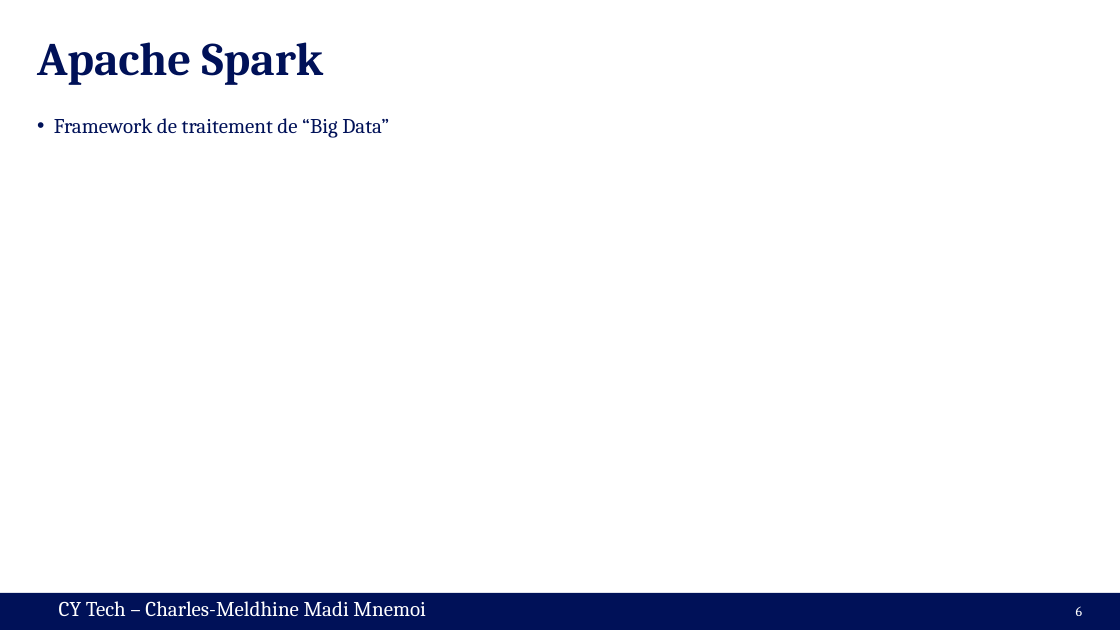
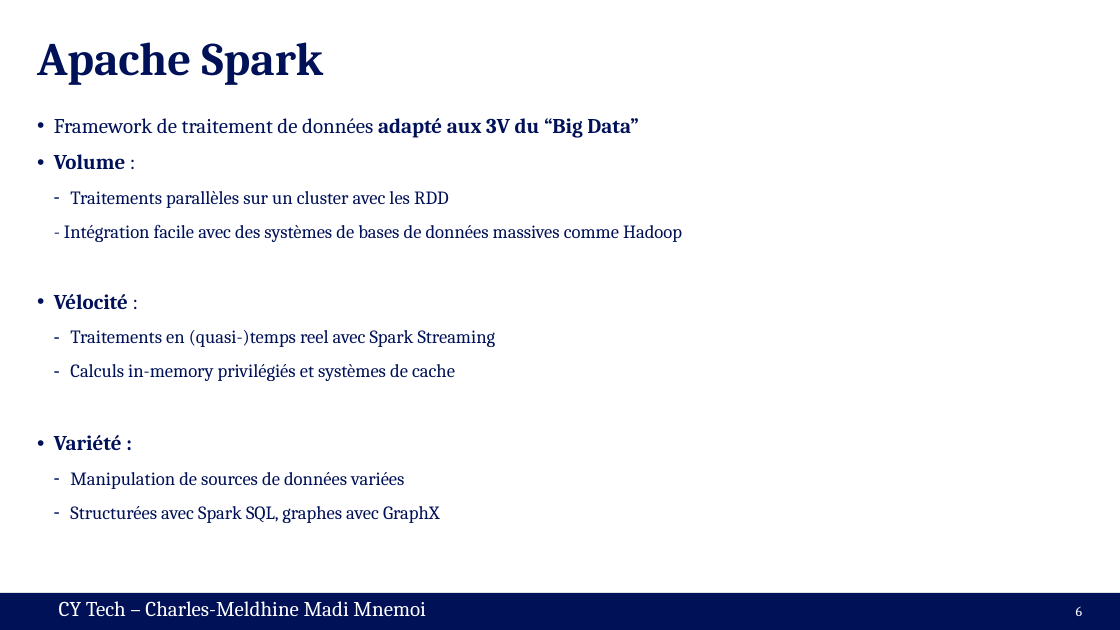
Before and after one commit to cmnemoi/cytech_sparks, a slide deck: slide 6 of presentation.pptx. Drawn at 1120x630 pixels with LibreOffice and Linux fonts; fonts in the diff are those of the drawing. Boxes give left, top, right and bottom in pixels: in the first picture for what was removed or moved away, otherwise in the second. Text is boxed around its words. In the diff, an @@ line names an element or a change of style, - is before the commit and + after.

Commit message:
Finish ETL slides and Spark presentation slides

```diff
--- a/presentation.pptx
+++ b/presentation.pptx
@@ text at [54, 118, 682, 523]: text changed; size 18 to 16 pt @@
-• Framework de traitement de “Big Data”
+• Framework de traitement de données adapté aux 3V du “Big Data”
+• Volume :
+  – Traitements parallèles sur un cluster avec les RDD
+  - Intégration facile avec des systèmes de bases de données massives comme Hadoop
+• Vélocité :
+  – Traitements en (quasi-)temps reel avec Spark Streaming
+  – Calculs in-memory privilégiés et systèmes de cache
+• Variété :
+  – Manipulation de sources de données variées
+  – Structurées avec Spark SQL, graphes avec GraphX
```
Also in this commit, not shown: 2 other slides changed, 2 slides added.
